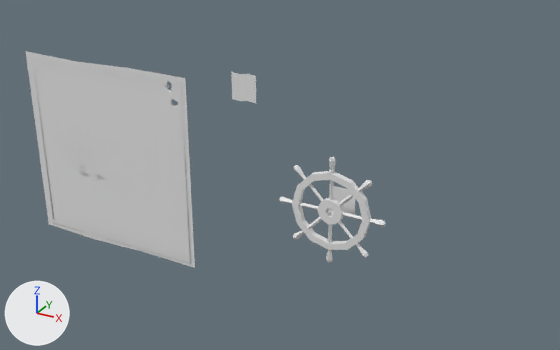
One commit to the Blender file resources/main.blend: the scene before it, then after it.
Camera for both pictures: a 50 mm lens placed at (20.6, -44.9, 24.4), pointed at (-5.1, 1.8, 1.0). Lighting does not change. The marker at lower left points along +X, +Y and +Z.

In view in the first picture: 'ICON_map', 'MapBg', 'SteeringWheel', '_scale'.
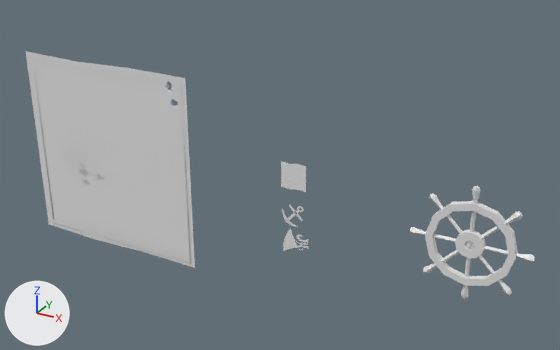
Changed parts and their boxes [x1, y1, x2, y2] in the pictures (560 x 350 px):
'SteeringWheel', moved
    before: [279, 157, 386, 263]
    after: [410, 186, 535, 299]
'ICON_map', moved
    before: [231, 72, 256, 103]
    after: [281, 161, 306, 192]
'_scale', hidden
    before: [333, 186, 355, 215]
'ICON_sail', added
    after: [283, 228, 309, 251]
'ICON_anchor', added
    after: [282, 205, 303, 227]

What changed in the scene script:
```text
Add me_plane_006:
    me_plane_006.from_pydata(...)  # 57 vertices, 10 faces; spans x -0.94..1.14, y 0.0..0.14, z -1.01..1.1
Add me_plane_005:
    me_plane_005.from_pydata(...)  # 42 vertices, 18 faces; spans x -1.02..0.75, y -0.03..0.0, z -0.99..0.81
Change ob_icon_map:
    ob_icon_map.location: (-7.0, 0.0, 8.0) -> (-3.0, 0.0, 2.0)
Change ob_scale:
    add ob_scale.hide_set(True)  # wire or fog, not drawn
Change ob_steeringwheel:
    ob_steeringwheel.location: (0.0, 0.0, 0.0) -> (10.0, 0.0, 0.0)
Add ob_icon_sail:
    ob_icon_sail = bpy.data.objects.new('ICON_sail', me_plane_006)
    ob_icon_sail.location = (-2.88, 0.0, -3.25)
Add ob_icon_anchor:
    ob_icon_anchor = bpy.data.objects.new('ICON_anchor', me_plane_005)
    ob_icon_anchor.location = (-2.9, 0.0, -0.97)
```
